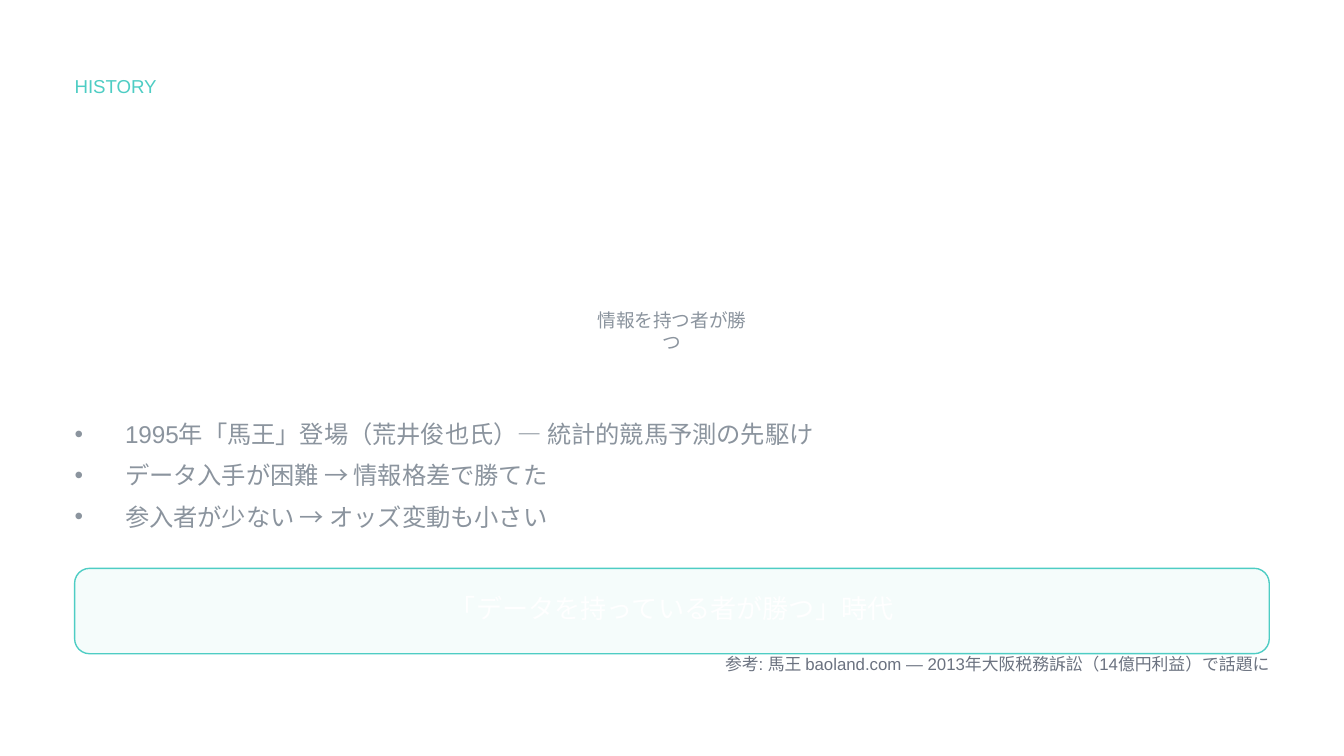
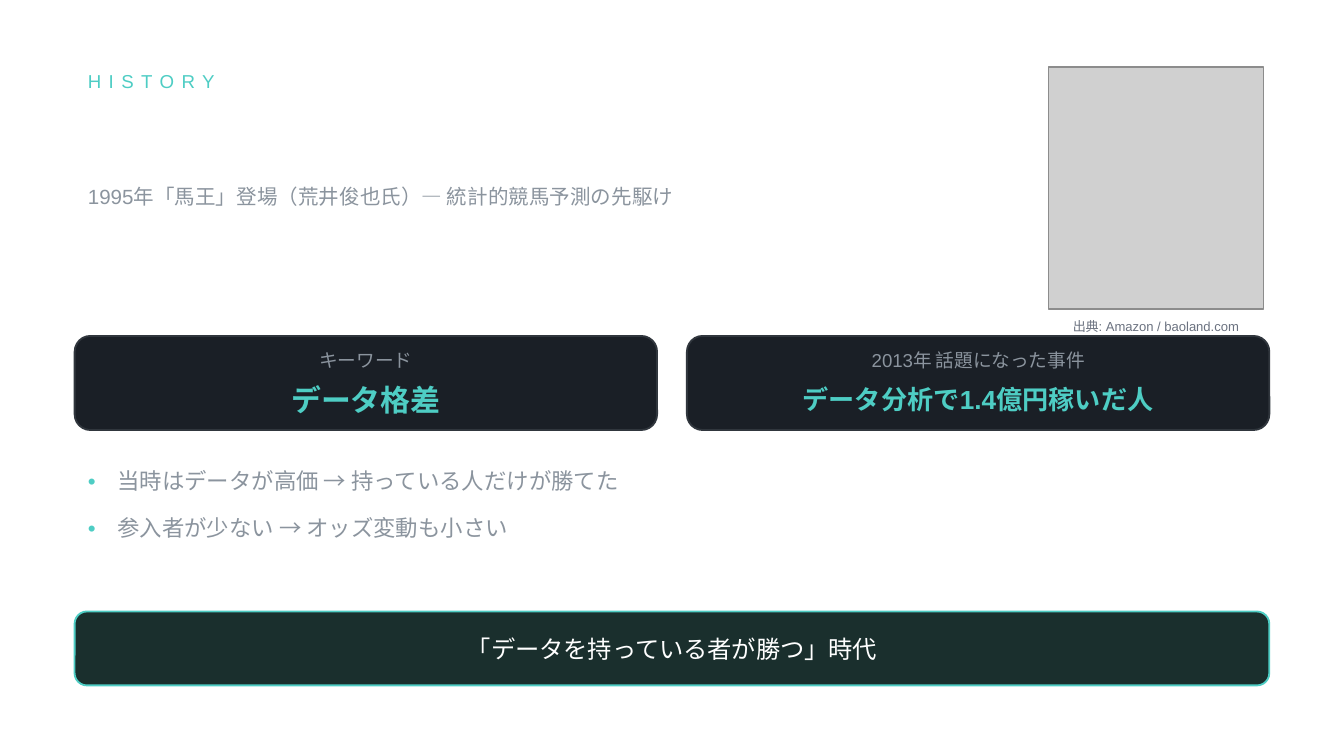
Before and after one commit to foie0222/my-samples, a slide deck: slide 5 of presentations/20260120_lt/output/03_presentation.pptx (slide 4 before the commit). Drawn at 1344x756 pixels with LibreOffice and Linux fonts; fonts in the diff are those of the drawing; grey boxes stand for pictures; background and template pictures are left out. Boxes give left, top, right and bottom in pixels: in the first picture for what was removed or moved away, otherwise in the second. Text is boxed around its words. In the diff, an @@ line names an element or a change of style, - is before the commit and + after.

```diff
--- a/presentations/20260120_lt/output/03_presentation.pptx
+++ b/presentations/20260120_lt/output/03_presentation.pptx
@@ text "HISTORY" moved from (x1=75, y1=80, x2=157, y2=93) to (x1=88, y1=75, x2=215, y2=88) @@
@@ text "HISTORY" at (x1=88, y1=75, x2=215, y2=88): letter spacing 0 to 4 pt; less space between paragraphs; vertical alignment top to middle @@
@@ picture added at (x1=1048, y1=67, x2=1263, y2=309) @@
@@ text "競馬AI黎明期（〜2016年頃）" moved from (x1=75, y1=118, x2=1294, y2=188) to (x1=75, y1=101, x2=882, y2=168) @@
@@ text "競馬AI黎明期（〜2016年頃）" at (x1=75, y1=101, x2=882, y2=168): size 26 to 28 pt; less space between paragraphs; vertical alignment top to middle @@
@@ text added at (x1=88, y1=187, x2=673, y2=206), 11 pt, text #8B949E @@
+1995年「馬王」登場（荒井俊也氏）— 統計的競馬予測の先駆け
@@ rounded rectangle removed at (x1=551, y1=233, x2=792, y2=363) @@
@@ text removed at (x1=598, y1=311, x2=747, y2=349) @@
-情報を持つ者が勝つ
@@ text added at (x1=1073, y1=320, x2=1239, y2=332), 7 pt, text #6B7280 @@
+出典: Amazon / baoland.com
@@ rounded rectangle added at (x1=75, y1=336, x2=657, y2=430), fill #1A1F26, outline #30363D 1 pt @@
@@ text added at (x1=319, y1=352, x2=412, y2=368), 10 pt, text #8B949E @@
+キーワード
@@ rounded rectangle added at (x1=687, y1=336, x2=1269, y2=430), fill #1A1F26, outline #30363D 1 pt @@
@@ text added at (x1=872, y1=351, x2=1085, y2=369), 10 pt, text #8B949E @@
+2013年 話題になった事件
@@ text "データ格差" moved from (x1=589, y1=261, x2=755, y2=301) to (x1=291, y1=385, x2=440, y2=414) @@
@@ text "データ格差" at (x1=291, y1=385, x2=440, y2=414): size 15 to 16 pt, text colour #FFFFFF to #4ECDC4; less space between paragraphs; vertical alignment top to middle @@
@@ text added at (x1=803, y1=386, x2=1154, y2=412), 14 pt, text #4ECDC4, bold @@
+データ分析で1.4億円稼いだ人
@@ text at (x1=125, y1=422, x2=813, y2=486): paragraphs removed @@
-• 1995年「馬王」登場（荒井俊也氏）— 統計的競馬予測の先駆け
-• データ入手が困難 → 情報格差で勝てた
@@ text added at (x1=75, y1=457, x2=102, y2=504), 12 pt, text #4ECDC4 @@
+•
@@ text added at (x1=117, y1=470, x2=618, y2=491), 12 pt, text #8B949E @@
+当時はデータが高価 → 持っている人だけが勝てた
@@ text added at (x1=75, y1=504, x2=102, y2=551), 12 pt, text #4ECDC4 @@
+•
@@ text "参入者が少ない → オッズ変動も小さい" moved from (x1=125, y1=422, x2=813, y2=528) to (x1=117, y1=517, x2=507, y2=538) @@
@@ text "参入者が少ない → オッズ変動も小さい" at (x1=117, y1=517, x2=507, y2=538): size 13 to 12 pt; bullet • to none; line spacing 22.1pt to 1; vertical alignment top to middle @@
@@ text "「データを持っている者が勝つ」時代" moved from (x1=102, y1=593, x2=1242, y2=630) to (x1=467, y1=637, x2=877, y2=660) @@
@@ text "「データを持っている者が勝つ」時代" at (x1=467, y1=637, x2=877, y2=660): size 14 to 13 pt; vertical alignment top to middle @@
@@ rounded rectangle resized from (x1=75, y1=569, x2=1270, y2=655) to (x1=75, y1=612, x2=1270, y2=685) @@
@@ rounded rectangle at (x1=75, y1=612, x2=1270, y2=685): fill #4ECDC4 at 5% opacity to #1A2F2D; outline #4ECDC4 0.75 pt to #4ECDC4 1 pt; proportions changed @@
@@ text removed at (x1=725, y1=653, x2=1270, y2=672) @@
-参考: 馬王 baoland.com — 2013年大阪税務訴訟（14億円利益）で話題に
```
Also in this commit, not shown: 5 other slides changed, 4 slides added, 3 slides removed, 33 other files.
